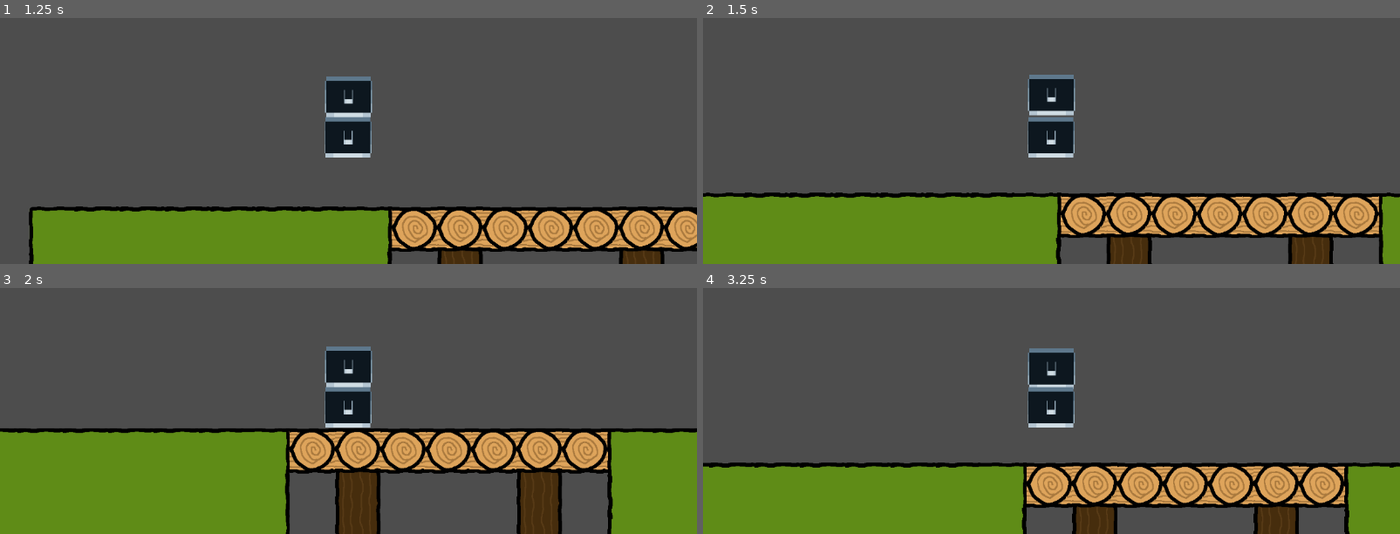
Above: before the commit, frames 1-4 (two rows, left to right).
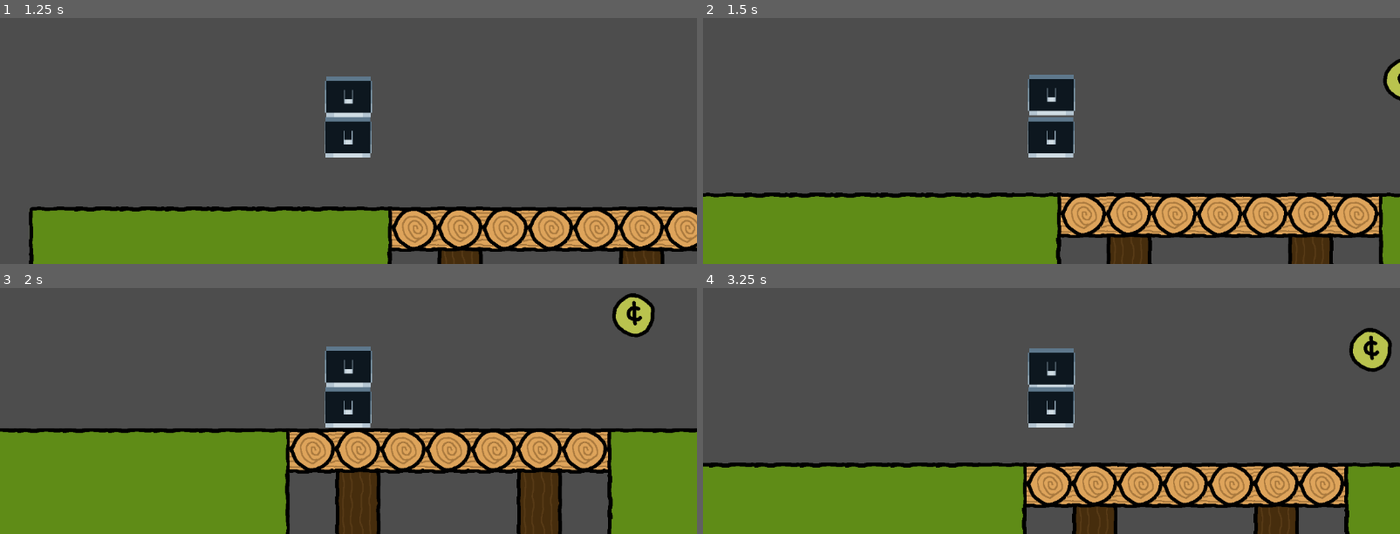
Above: after the commit, the same moments.

Repository: Buckaroodle/BedcliffGame
Game: Godot game, scene res://level.tscn
Two runs of this game, one before a commit and one after it. Both use one fixed random seed, a clock stepped at 60 frames per second and the inputs below.
Inputs (mouse positions are in pixels of both pictures, inside the frame that each line leads up to):
- Up to frame 1 (1.25 s): move the mouse to (501, 47) at 0.52 s; hold D (right) from 0.53 s (still down); click (501, 47) at 0.77 s
- Up to frame 2 (1.5 s): keep holding D (right); move the mouse to (912, 86) at 1.27 s
- Up to frame 3 (2 s): keep holding D (right); click (209, 356) at 1.52 s
- Up to frame 4 (3.25 s): move the mouse to (outside the picture) at 2.02 s; release D (right) at 2.03 s; hold A (left) 2.03-2.78 s; move the mouse to (1016, 415) at 2.77 s; hold D (right) from 2.78 s (still down); click (1016, 415) at 3.02 s

Frame 1 is identical in both runs. In frame 2, 0.3% of the frame differs, in the area x 97-100%, y 16-34%; in frame 3, 0.8%, in the area x 87-94%, y 2-21%; in frame 4, 0.8%.

Commit message:
coin (does not work yet)
you should still fetch this but just know coin is broken

Diff:
--- /dev/null
+++ b/bedcliff/coin.gd
@@ -0,0 +1,20 @@
+extends Area2D
+
+
+# Called when the node enters the scene tree for the first time.
+func _ready():
+	pass # Replace with function body.
+
+
+# Called every frame. 'delta' is the elapsed time since the previous frame.
+func _process(delta):
+	pass
+
+func _on_body_entered(body):
+	if body == $"../Player":
+		queue_free()
+	pass
+
+
+func coinGet():
+	pass
--- a/bedcliff/level.tscn
+++ b/bedcliff/level.tscn
@@ -1,7 +1,9 @@
-[gd_scene load_steps=5 format=3 uid="uid://bm50u24u2n4py"]
+[gd_scene load_steps=8 format=3 uid="uid://bm50u24u2n4py"]
 
 [ext_resource type="PackedScene" uid="uid://g2rm7k4iwsru" path="res://player.tscn" id="1_p6fpi"]
 [ext_resource type="Texture2D" uid="uid://btoyuo1acxmog" path="res://sprites/bedclifftileset.png" id="2_nbkdb"]
+[ext_resource type="Texture2D" uid="uid://srd2dq3e7pwj" path="res://sprites/coin.png" id="3_1mvdd"]
+[ext_resource type="Script" path="res://coin.gd" id="4_ygc5j"]
 
 [sub_resource type="TileSetAtlasSource" id="TileSetAtlasSource_ej624"]
 texture = ExtResource("2_nbkdb")
@@ -2190,6 +2192,9 @@
 terrain_set_0/terrain_0/color = Color(0.5, 0.34375, 0.25, 1)
 sources/0 = SubResource("TileSetAtlasSource_ej624")
 
+[sub_resource type="CircleShape2D" id="CircleShape2D_boose"]
+radius = 48.4665
+
 [node name="Node2D" type="Node2D"]
 
 [node name="Player" parent="." instance=ExtResource("1_p6fpi")]
@@ -2199,3 +2204,13 @@
 tile_set = SubResource("TileSet_li4qy")
 format = 2
 layer_0/tile_data = PackedInt32Array(-458759, 655360, 0, -458758, 393216, 0, -393222, 720896, 2, -327686, 720896, 3, -3 …(1827 unchanged characters)…
+
+[node name="Area2D" type="Area2D" parent="."]
+script = ExtResource("4_ygc5j")
+
+[node name="CollisionPolygon2D" type="CollisionShape2D" parent="Area2D"]
+position = Vector2(259, -1048)
+shape = SubResource("CircleShape2D_boose")
+
+[node name="Coin" type="Sprite2D" parent="Area2D/CollisionPolygon2D"]
+texture = ExtResource("3_1mvdd")
Binary file added: bedcliff/sprites/coin.png
Not shown, added: bedcliff/sprites/coin.png.import
